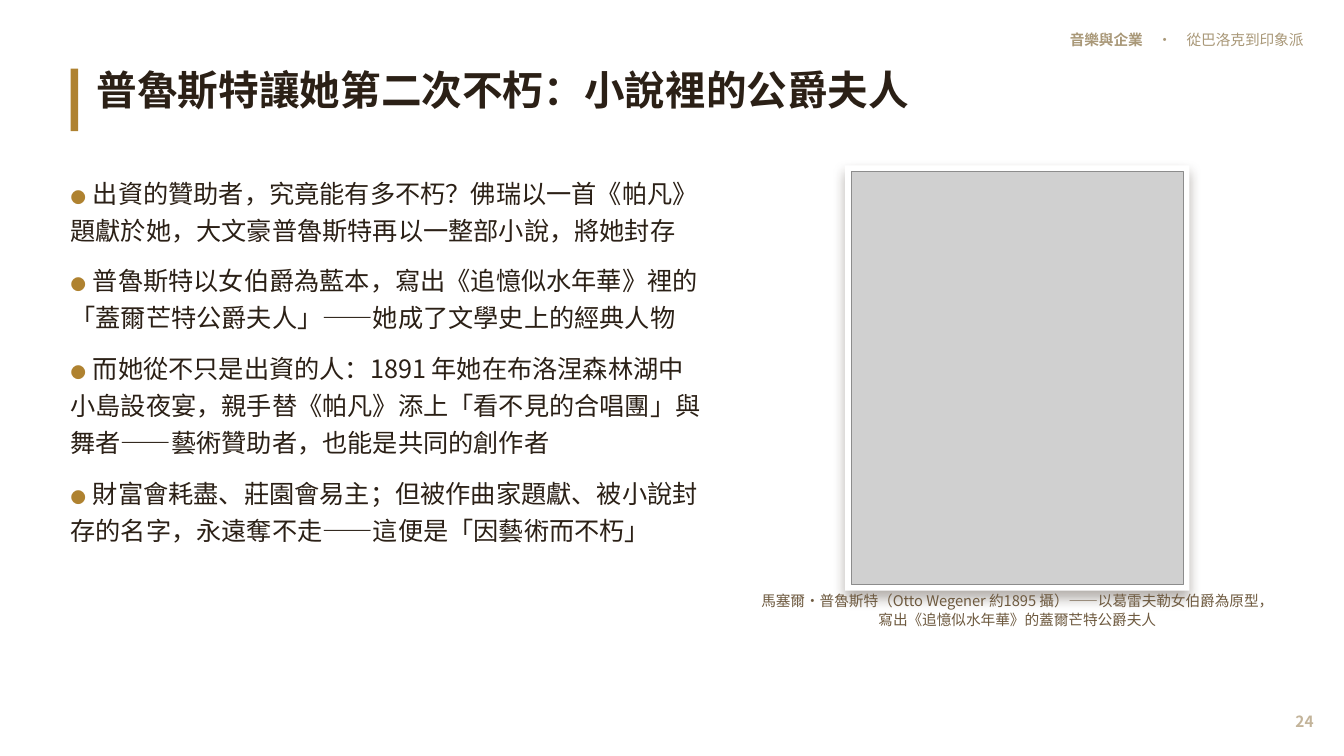
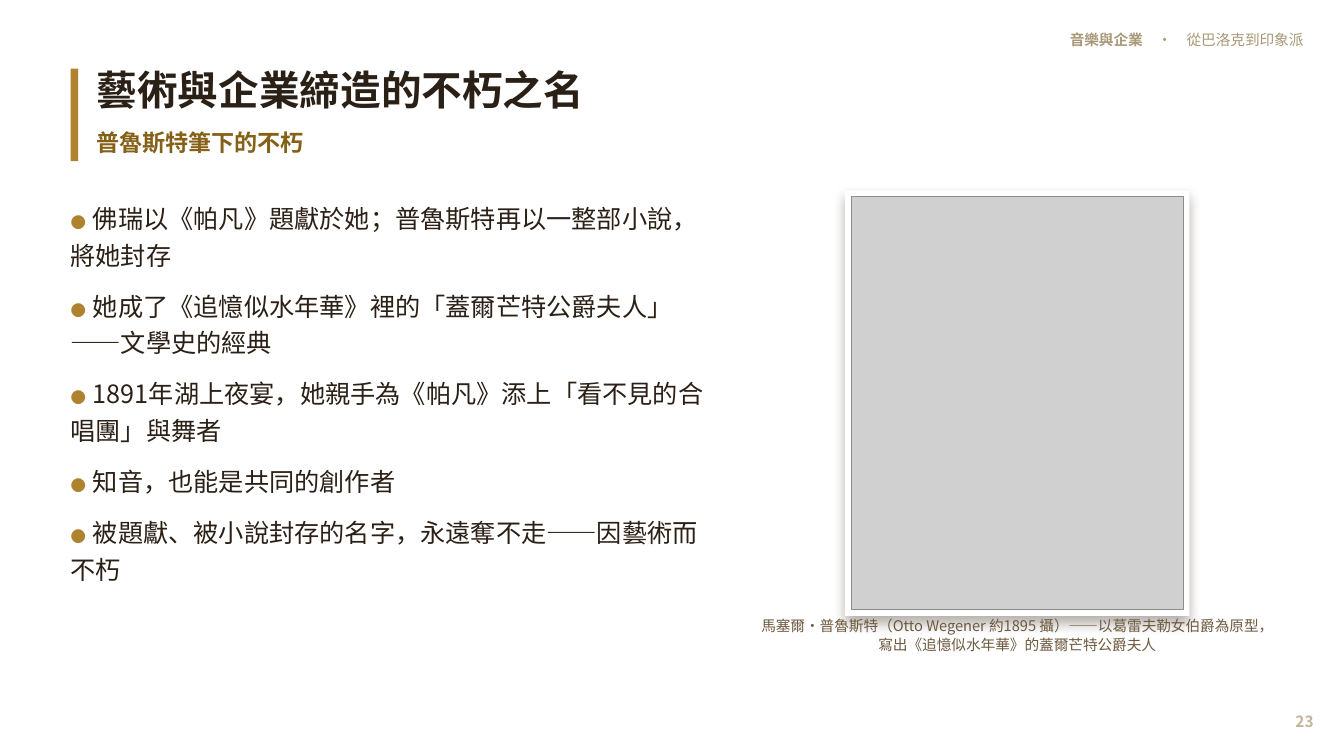
Before and after one commit to kblab2024/music-business-lecture, a slide deck: slide 23 of docs/downloads/音樂與企業-投影片.pptx (slide 24 before the commit). Drawn at 1344x756 pixels with LibreOffice and Linux fonts; fonts in the diff are those of the drawing; grey boxes stand for pictures. Boxes give left, top, right and bottom in pixels: in the first picture for what was removed or moved away, otherwise in the second. Text is boxed around its words. In the diff, an @@ line names an element or a change of style, - is before the commit and + after.

```diff
--- a/docs/downloads/音樂與企業-投影片.pptx
+++ b/docs/downloads/音樂與企業-投影片.pptx
@@ rectangle: place and size @@
-rectangle at [71,69,78,131]
+rectangle at [71,69,78,161]
@@ text at [97,70,584,154]: text changed @@
-普魯斯特讓她第二次不朽：小說裡的公爵夫人
+藝術與企業締造的不朽之名
+普魯斯特筆下的不朽
@@ text at [71,206,703,581]: text changed @@
-● 出資的贊助者，究竟能有多不朽？佛瑞以一首《帕凡》題獻於她，大文豪普魯斯特再以一整部小說，將她封存
-● 普魯斯特以女伯爵為藍本，寫出《追憶似水年華》裡的「蓋爾芒特公爵夫人」——她成了文學史上的經典人物
-● 而她從不只是出資的人：1891 年她在布洛涅森林湖中小島設夜宴，親手替《帕凡》添上「看不見的合唱團」與舞者——藝術贊助者，也能是共同的創作者
-● 財富會耗盡、莊園會易主；但被作曲家題獻、被小說封存的名字，永遠奪不走——這便是「因藝術而不朽」
+● 佛瑞以《帕凡》題獻於她；普魯斯特再以一整部小說，將她封存
+● 她成了《追憶似水年華》裡的「蓋爾芒特公爵夫人」——文學史的經典
+● 1891年湖上夜宴，她親手為《帕凡》添上「看不見的合唱團」與舞者
+● 知音，也能是共同的創作者
+● 被題獻、被小說封存的名字，永遠奪不走——因藝術而不朽
@@ 1 picture, 1 text, 1 rectangle: place and size @@
-1 picture, 1 text, 1 rectangle at [761,165,1273,626]
+1 picture, 1 text, 1 rectangle at [761,191,1273,651]
@@ text at [1295,715,1313,727]: text changed @@
-24
+23
```
Also in this commit, not shown: 52 other slides changed, 3 slides added, 4 slides removed, 9 other files.
